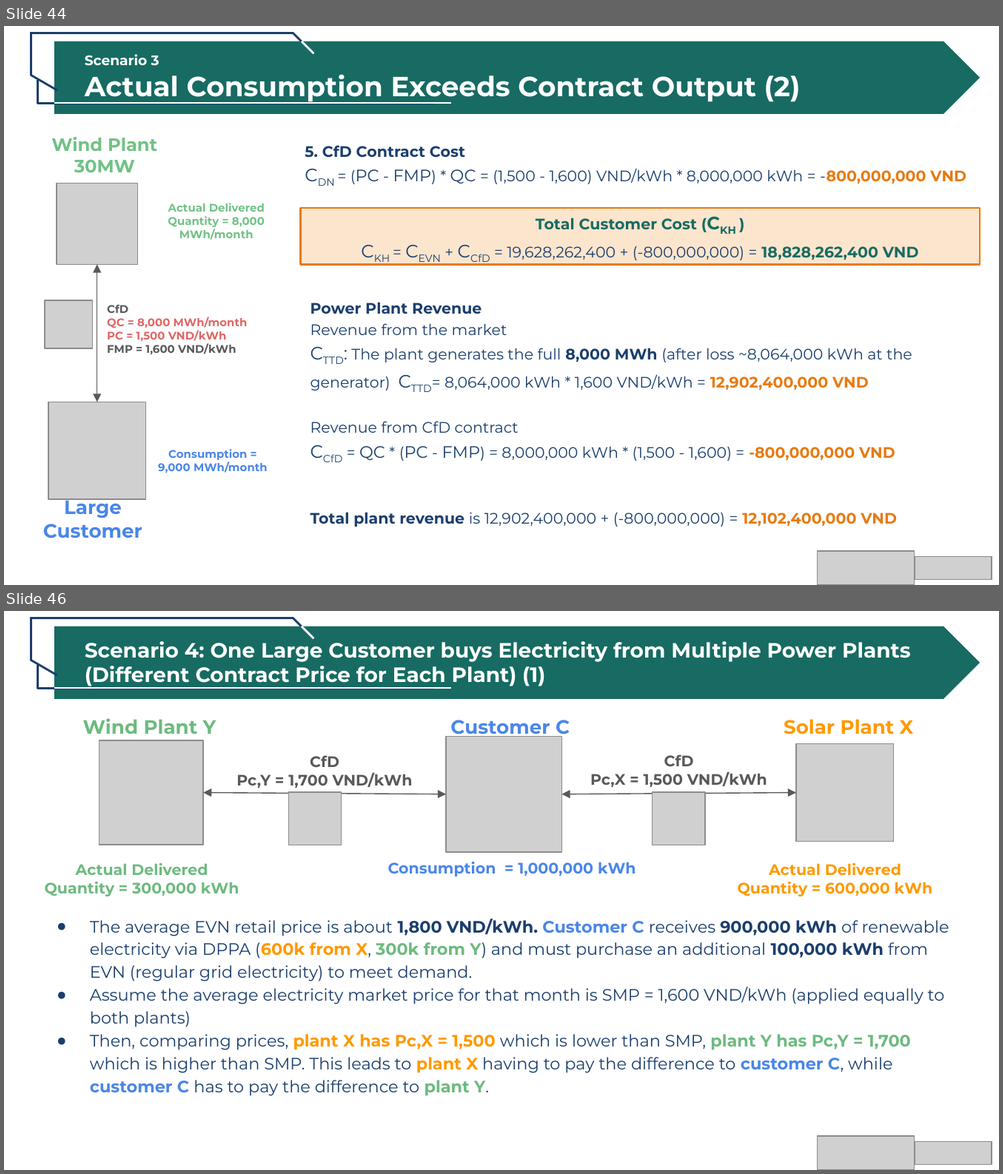
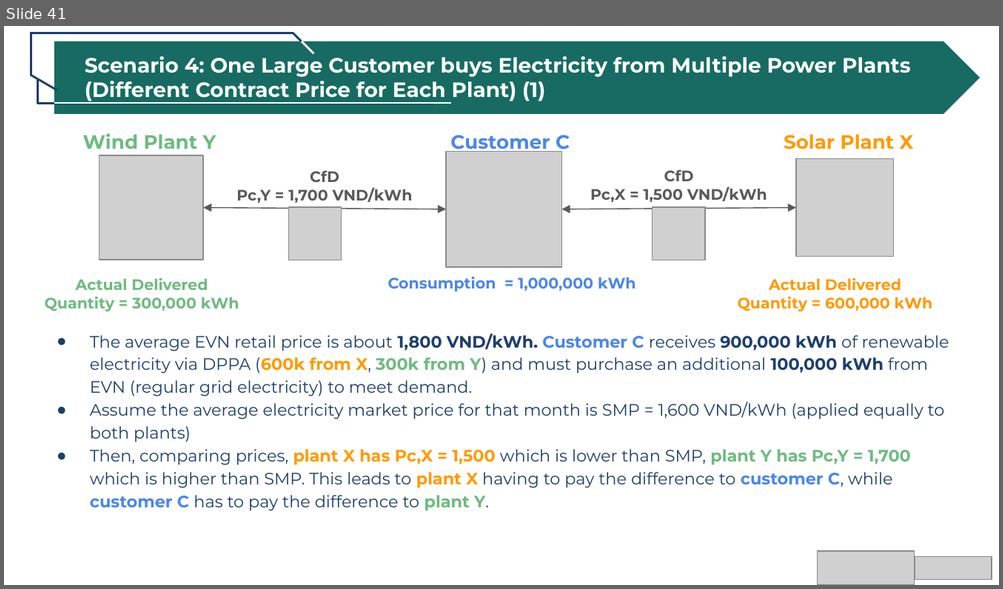
Before and after one commit to tah-allotrope/dppa-case, a slide deck: ceba/CEBA DPPA 2026.pptx. Shown one above the other, each under a label of ours: slides 44 and 46 before the commit, slide 41 after it; the slides between them are not shown. The pictures are 1003x1174 and 1003x589 pixels, drawn with LibreOffice and Linux fonts; fonts in the diff are those of the drawing; grey boxes stand for pictures. Boxes give left, top, right and bottom in pixels: in the first picture for what was removed or moved away, otherwise in the second. Text is boxed around its words. In the diff, an @@ line names an element or a change of style, - is before the commit and + after.

```diff
--- a/ceba/CEBA DPPA 2026.pptx
+++ b/ceba/CEBA DPPA 2026.pptx
@@ slide 44 removed at bbox=[4, 26, 999, 585], background #FFFFFF @@
@@ group removed at bbox=[30, 33, 979, 113]: 8 lines, 1 pentagon arrow, 1 text @@
-Scenario 3
-Actual Consumption Exceeds Contract Output (2)
@@ text removed at bbox=[304, 145, 966, 184] @@
-5. CfD Contract Cost
-CDN = (PC - FMP) * QC = (1,500 - 1,600) VND/kWh * 8,000,000 kWh = -800,000,000 VND
@@ rectangle removed at bbox=[301, 208, 979, 265] @@
-Total Customer Cost (CKH )
-CKH = CEVN + CCfD = 19,628,262,400 + (-800,000,000) = 18,828,262,400 VND
@@ group removed at bbox=[43, 137, 267, 539]: 5 texts, 3 pictures, 1 double arrow @@
-Wind Plant 30MW
-Large Customer
-Actual Delivered Quantity = 8,000 MWh/month
-Consumption = 9,000 MWh/month
-CfD
-QC = 8,000 MWh/month
-PC = 1,500 VND/kWh
-FMP = 1,600 VND/kWh
@@ text removed at bbox=[310, 302, 912, 527] @@
-Power Plant Revenue
-Revenue from the market
-CTTD: The plant generates the full 8,000 MWh (after loss ~8,064,000 kWh at the generator) CTTD= 8,064,000 kWh * 1,600 VND/kWh = 12,902,400,000 VND
-Revenue from CfD contract
-CCfD = QC * (PC - FMP) = 8,000,000 kWh * (1,500 - 1,600) = -800,000,000 VND
-Total plant revenue is 12,902,400,000 + (-800,000,000) = 12,102,400,000 VND
@@ picture removed at bbox=[817, 551, 914, 585] @@
@@ picture removed at bbox=[914, 557, 990, 580] @@
@@ what was slide 46 is now slide 41 @@
```
Also in this commit, not shown: 3 slides added, 7 other slides removed, 4 other files.
